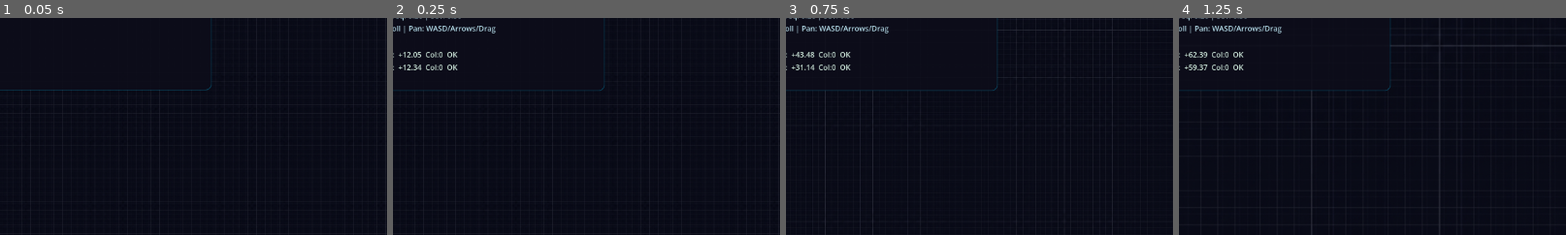
Above: before the commit, frames 1-4 (left to right).
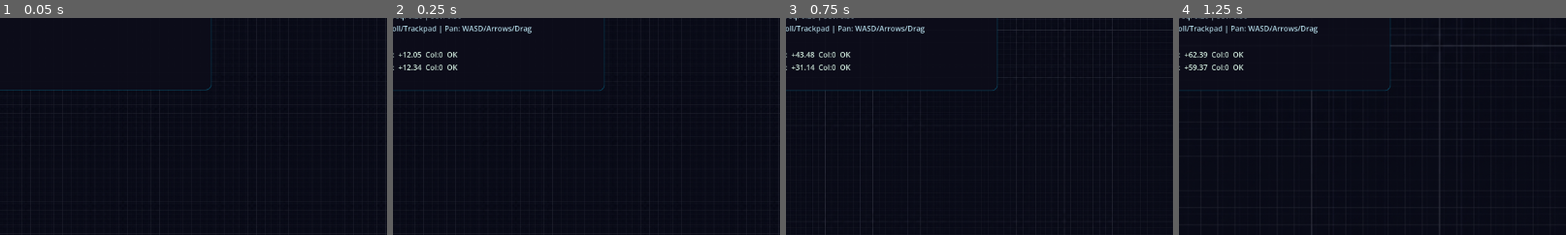
Above: after the commit, the same moments.

Repository: juanmanuelpriet/Jackpot-Jockeys
Game: Godot game, scene res://scenes/Race2D.tscn
Same seed, same stepped clock (60 frames per second), same inputs: the game is played once before the commit and once after it.
Inputs (mouse positions are % of the whole screen's width and height, from its top left):
- Up to frame 1 (0.05 s): no input
- Up to frame 2 (0.25 s): no input
- Up to frame 3 (0.75 s): tap Enter at 0.5 s; move the mouse to (72, 45) at 0.52 s; hold D from 0.53 s (still down); hold E from 0.53 s (still down); click (72, 45) at 0.67 s
- Up to frame 4 (1.25 s): keep holding D; keep holding E
The pictures show only the part of the screen within x 9-59%, y 14-64%; the shares and areas given below are measured in that part.

Frame 1 is identical in both runs. In frame 2, 0.6% of the frame differs, in the area x 2-36%, y 3-8%; in frame 3, 0.6%; in frame 4, 0.6%.

Commit message:
Camera: add trackpad magnify gesture support (pinch-to-zoom)

Diff:
--- a/hipodromo/scenes/Race2D.gd
+++ b/hipodromo/scenes/Race2D.gd
@@ -195,6 +195,9 @@
 			else:
 				cam_dragging = false
 
+	elif event is InputEventMagnifyGesture:
+		_adjust_zoom(event.factor)
+
 	elif event is InputEventMouseMotion and cam_dragging:
 		var delta_px = event.position - cam_drag_start
 		cam_drag_start = event.position
--- a/hipodromo/ui/HUD.gd
+++ b/hipodromo/ui/HUD.gd
@@ -14,7 +14,7 @@
 	info_label.text += "Config: %s | Seed: %d | Phase: %d\n" % [config.config_hash, config.base_seed, config.curriculum_phase]
 	info_label.text += "Step: %4d / %d | Inf FPS: %d | Act Repeat: %d\n" % [step, config.max_steps_per_episode, config.inference_fps, config.action_repeat]
 	info_label.text += "Events: %s | Freq: %.2f | Sev: %.2f\n" % ["ON" if config.enable_events else "OFF", config.hazard_frequency, config.max_hazard_severity]
-	info_label.text += "Zoom: Q/E/Scroll | Pan: WASD/Arrows/Drag\n"
+	info_label.text += "Zoom: Q/E/Scroll/Trackpad | Pan: WASD/Arrows/Drag\n"
 
 	var txt = ""
 	for i in range(agents.size()):
